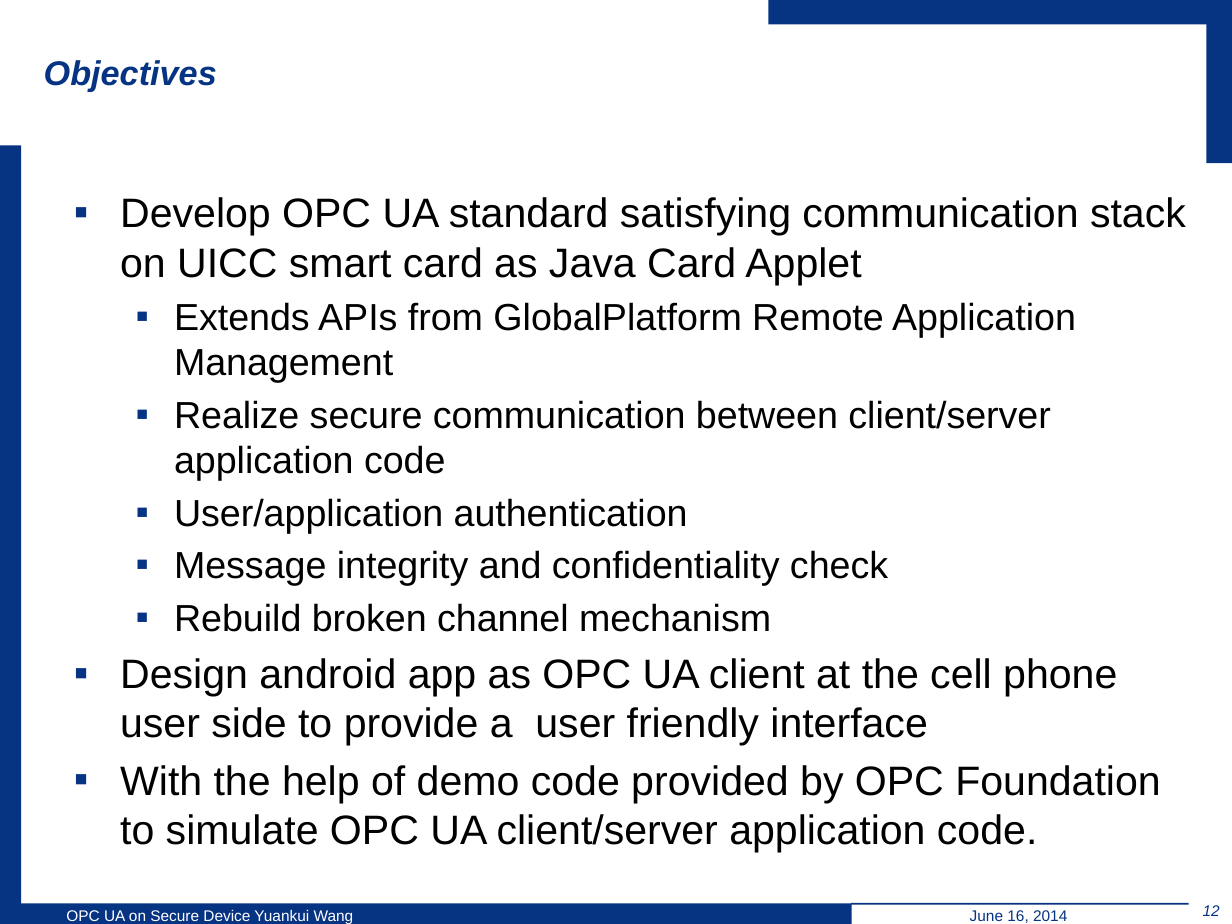
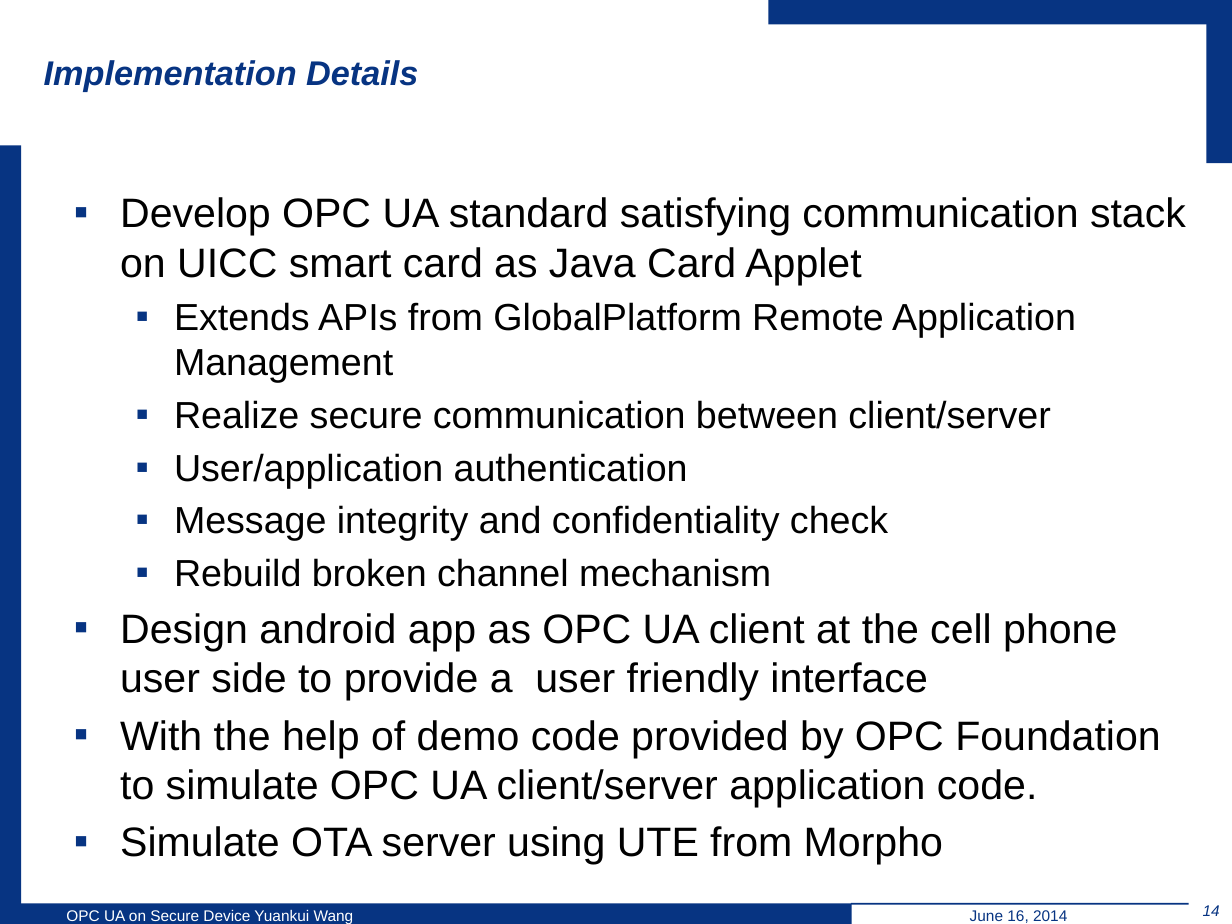
Before and after one commit to wsuetholz/opc-ua-wangyk-upb-morpho, a slide deck: slide 14 of ppt/6-18/Yuankui Wang Presentation 18 06.pptx (slide 12 before the commit). Drawn at 1232x924 pixels with LibreOffice and Linux fonts; fonts in the diff are those of the drawing; background and template pictures are left out. Boxes give left, top, right and bottom in pixels: in the first picture for what was removed or moved away, otherwise in the second. Text is boxed around its words. In the diff, an @@ line names an element or a change of style, - is before the commit and + after.

```diff
--- a/ppt/6-18/Yuankui Wang Presentation 18 06.pptx
+++ b/ppt/6-18/Yuankui Wang Presentation 18 06.pptx
@@ title at (44, 60, 418, 91): text changed @@
-Objectives
+Implementation Details
@@ text at (174, 400, 1050, 429): text changed @@
-  ▪ Realize secure communication between client/server application code
+  ▪ Realize secure communication between client/server
@@ text at (120, 826, 943, 865): paragraph added @@
+▪ Simulate OTA server using UTE from Morpho
@@ page number at (1203, 905, 1220, 916): text changed @@
-12
+14
```
Also in this commit, not shown: 2 other slides changed, 1 slide added, 1 other file.
